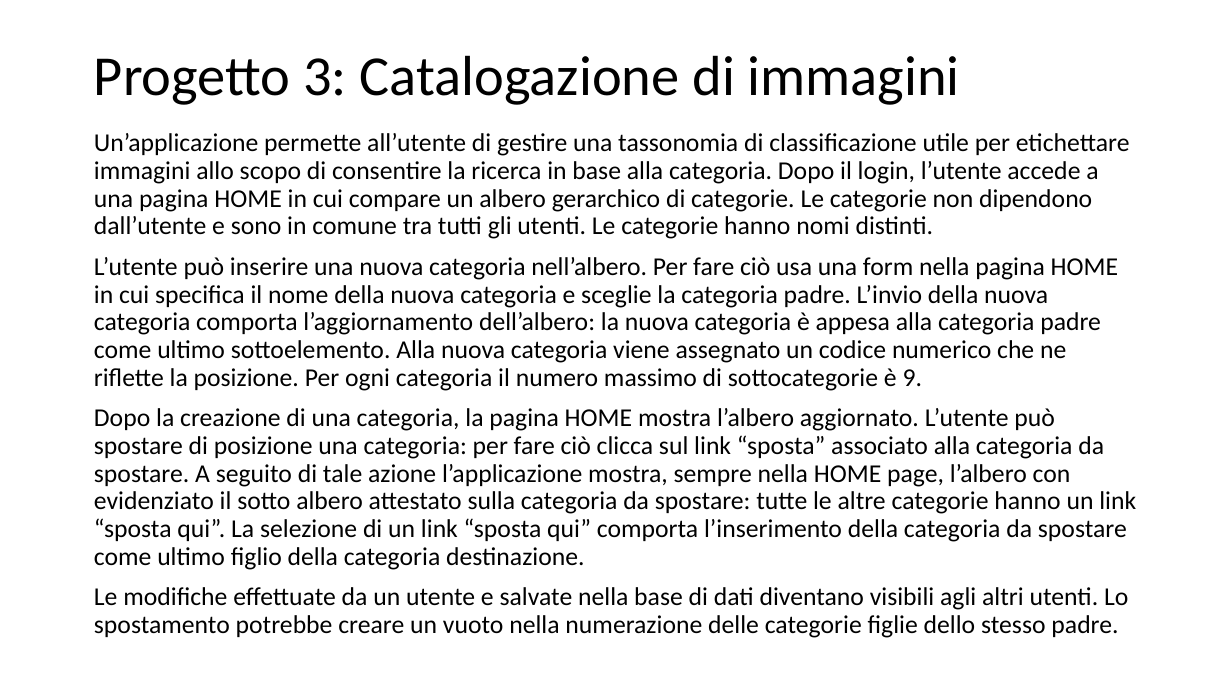
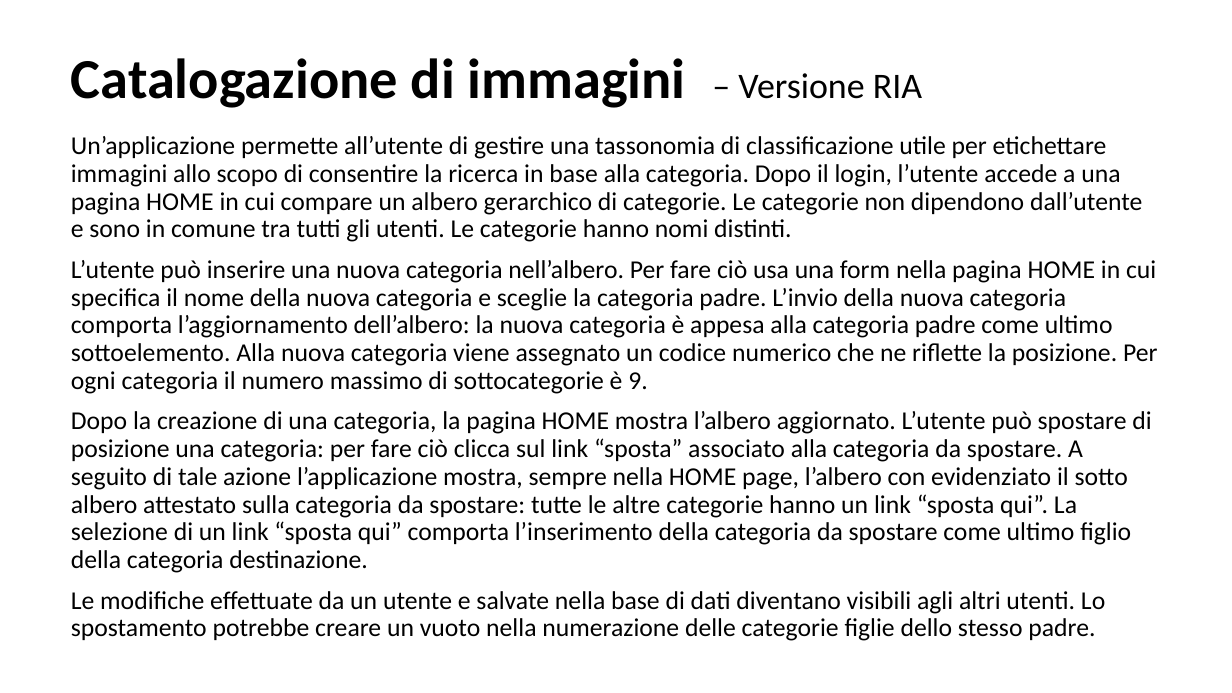
Before and after one commit to Trixyz28/TIW-ImgCatalog-RIA, a slide deck: slide 2 of Documents/ImgCatalogRIA.pptx (slide 3 before the commit). Drawn at 1232x693 pixels with LibreOffice and Linux fonts; fonts in the diff are those of the drawing. Boxes give left, top, right and bottom in pixels: in the first picture for what was removed or moved away, otherwise in the second. Text is boxed around its words. In the diff, an @@ line names an element or a change of style, - is before the commit and + after.

```diff
--- a/Documents/ImgCatalogRIA.pptx
+++ b/Documents/ImgCatalogRIA.pptx
@@ title at (x1=71, y1=58, x2=922, y2=108): text changed; bold on @@
-Progetto 3: Catalogazione di immagini
+Catalogazione di immagini – Versione RIA
@@ text "Un’applicazione permette all’utente di gestire ..." rewrapped from (x1=94, y1=133, x2=1136, y2=638) to (x1=71, y1=136, x2=1157, y2=641) @@
```
Also in this commit, not shown: 8 other slides changed, 2 slides removed, 2 other files.
